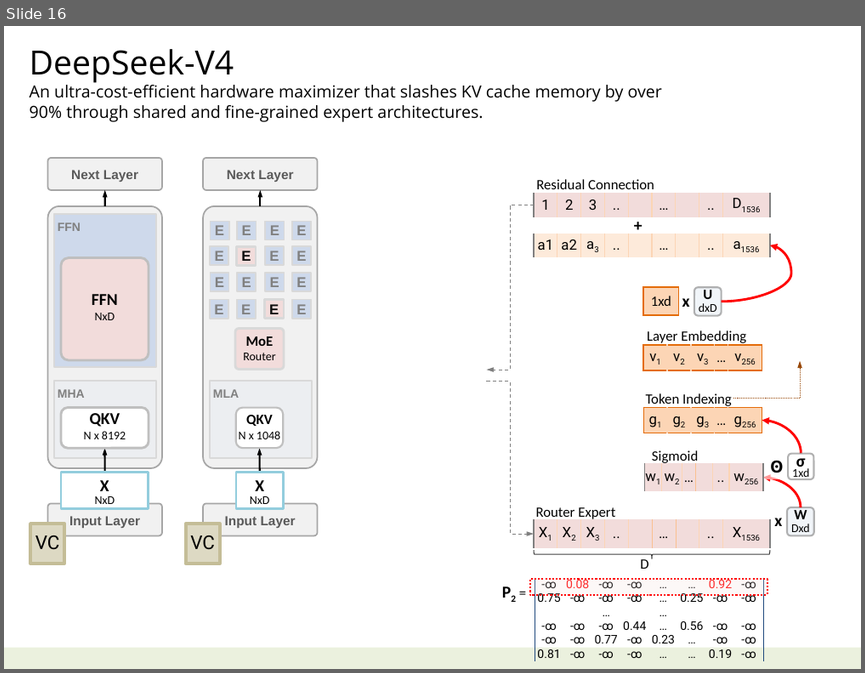
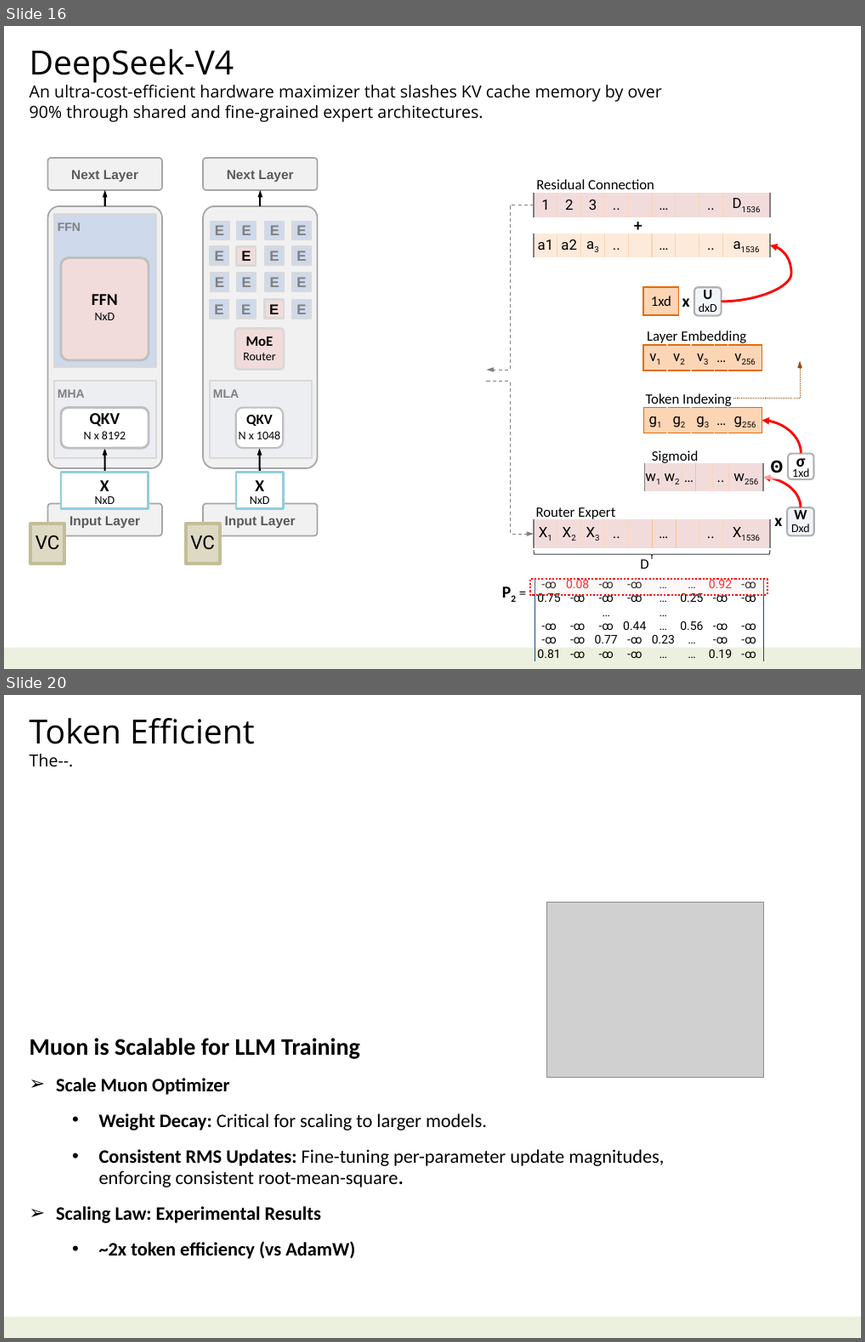
Before and after one commit to navibator/crazy-ai, a slide deck: ai-seepseek.pptx. Shown one above the other, each under a label of ours: slide 16 before the commit, slides 16 and 20 after it; the slides between them are not shown. The pictures are 865x673 and 865x1342 pixels, drawn with LibreOffice and Linux fonts; fonts in the diff are those of the drawing; grey boxes stand for pictures. Boxes give left, top, right and bottom in pixels: in the first picture for what was removed or moved away, otherwise in the second. Text is boxed around its words. In the diff, an @@ line names an element or a change of style, - is before the commit and + after.

```diff
--- a/ai-seepseek.pptx
+++ b/ai-seepseek.pptx
@@ slide 20 added at (4,695,861,1338), background #FFFFFF; not listed: 1 template element that a slide beside it also shows @@
@@ text added at (30,718,255,767), 28 pt, text #000000 @@
+Token Efficient
+The--.
@@ picture added at (546,902,763,1077) @@
@@ text added at (30,1038,664,1259), 16 pt, text #000000, bold @@
+Muon is Scalable for LLM Training
+➢ Scale Muon Optimizer
+  • Weight Decay: Critical for scaling to larger models.
+  • Consistent RMS Updates: Fine-tuning per-parameter update magnitudes, enforcing consistent root-mean-square.
+➢ Scaling Law: Experimental Results
+  • ~2x token efficiency (vs AdamW)
```
Also in this commit, not shown: 3 slides changed, 6 other slides added, 6 slides removed, 2 other files.
